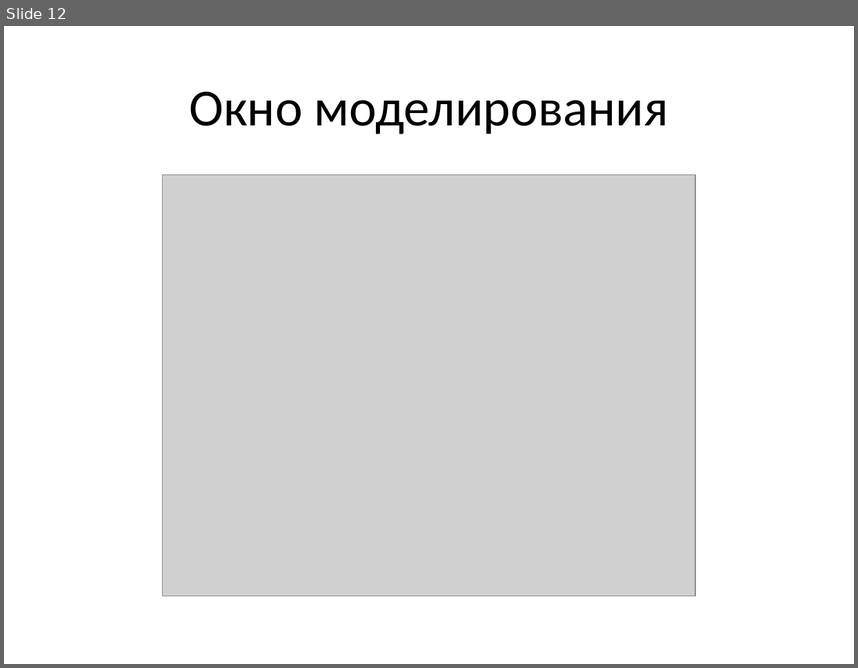
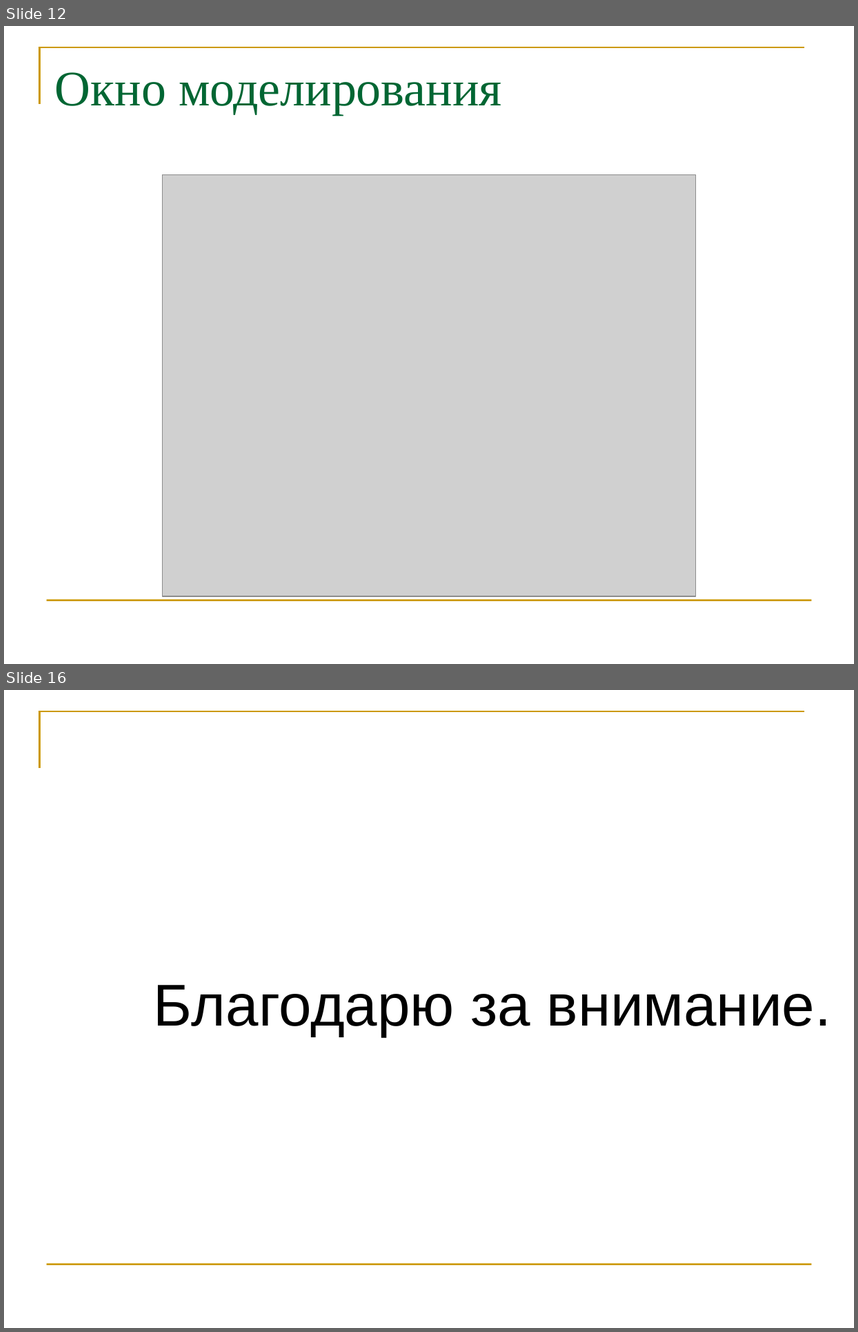
Before and after one commit to erad888/fsm-decompose, a slide deck: Презентация.pptx. Shown one above the other, each under a label of ours: slide 12 before the commit, slides 12 and 16 after it; the slides between them are not shown. The pictures are 858x668 and 858x1332 pixels, drawn with LibreOffice and Linux fonts; fonts in the diff are those of the drawing; grey boxes stand for pictures. Boxes give left, top, right and bottom in pixels: in the first picture for what was removed or moved away, otherwise in the second. Text is boxed around its words. In the diff, an @@ line names an element or a change of style, - is before the commit and + after.

```diff
--- a/Презентация.pptx
+++ b/Презентация.pptx
@@ slide 16 added at bbox=[4, 690, 854, 1328], background #FFFFFF; not listed: 2 template elements that a slide beside it also shows @@
@@ text added at bbox=[154, 985, 831, 1036], 50 pt, text #000000 @@
+Благодарю за внимание.
@@ slide 12 changed as well @@
@@ freeform shape added at bbox=[40, 47, 805, 104], outline #CC9900 1.5 pt @@
@@ title "Окно моделирования" at bbox=[55, 72, 502, 115]: size 44 to 42 pt, font Calibri to Times New Roman, text colour #000000 to #006633; alignment centre to left; vertical alignment middle to top @@
@@ line added from (47, 600) to (811, 600), #CC9900 1.5 pt @@
```
Also in this commit, not shown: 12 other slides changed, 2 other slides added, 1 slide removed.
